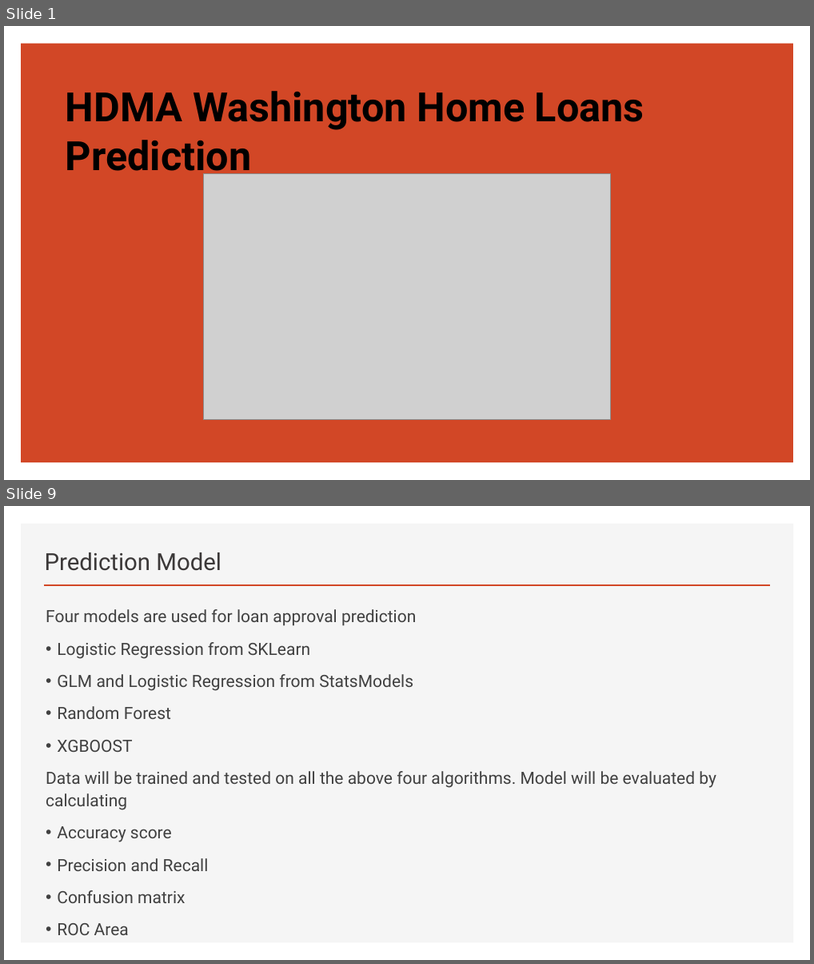
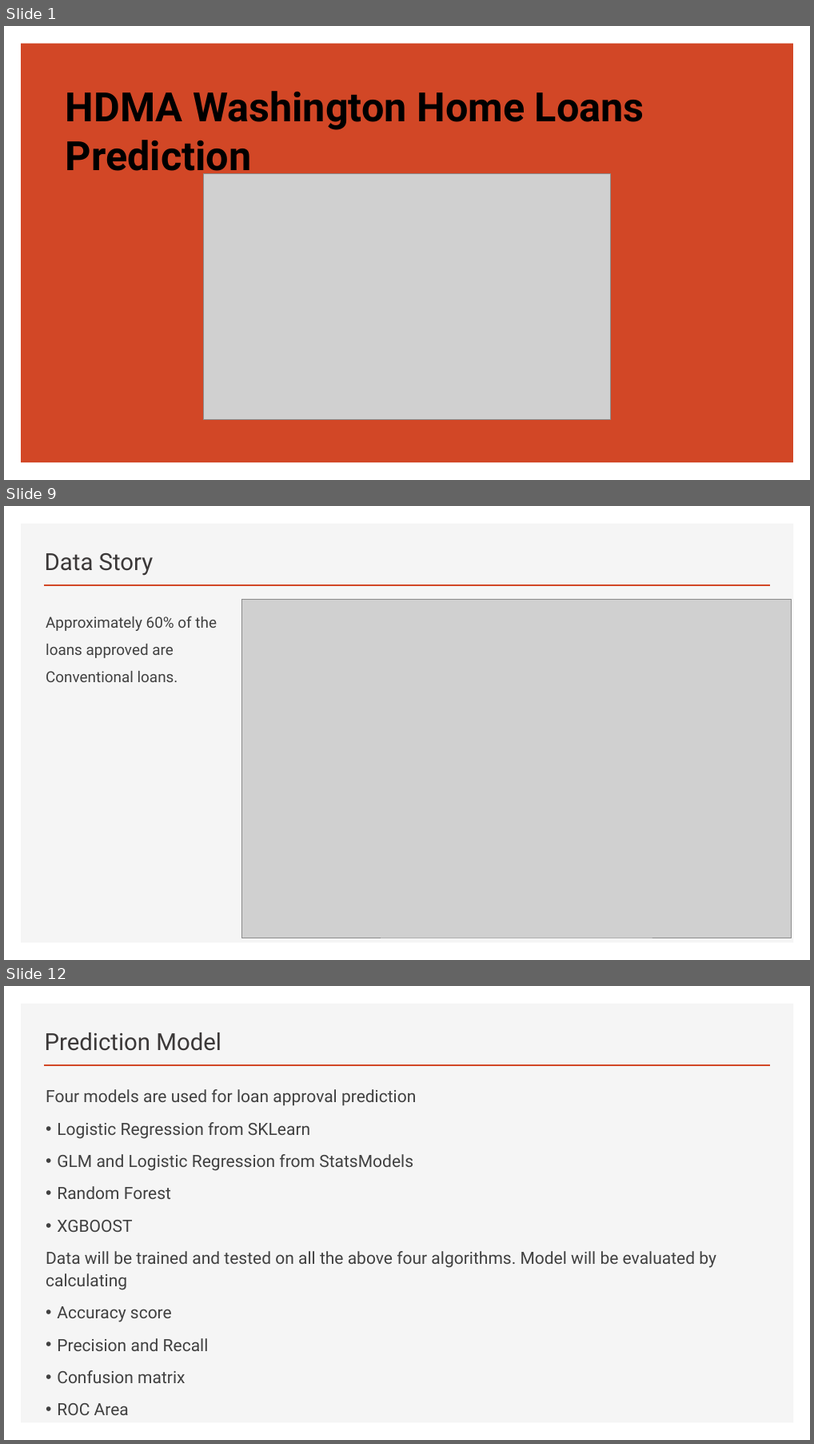
Before and after one commit to khmsha/Springboard, a slide deck: Capstone_Project1/HDMA Washington Home Loans Prediction.pptx. Shown one above the other, each under a label of ours: slides 1 and 9 before the commit, slides 1, 9 and 12 after it; the slides between them are not shown. The pictures are 814x964 and 814x1444 pixels, drawn with LibreOffice and Linux fonts; fonts in the diff are those of the drawing; grey boxes stand for pictures. Boxes give left, top, right and bottom in pixels: in the first picture for what was removed or moved away, otherwise in the second. Text is boxed around its words. In the diff, an @@ line names an element or a change of style, - is before the commit and + after.

```diff
--- a/Capstone_Project1/HDMA Washington Home Loans Prediction.pptx
+++ b/Capstone_Project1/HDMA Washington Home Loans Prediction.pptx
@@ slide 9 added at (x1=4, y1=506, x2=810, y2=960), background #FFFFFF; not listed: 2 template elements that a slide beside it also shows @@
@@ title added at (x1=45, y1=553, x2=154, y2=576), 28 pt, text #3B3838 @@
+Data Story
@@ picture added at (x1=242, y1=599, x2=792, y2=937) @@
@@ text added at (x1=46, y1=616, x2=217, y2=682), 18 pt, text #404040 @@
+Approximately 60% of the loans approved are Conventional loans.
@@ what was slide 9 is now slide 12 @@
```
Also in this commit, not shown: 16 slides changed, 4 other slides added, 2 slides removed, 1 other file.
